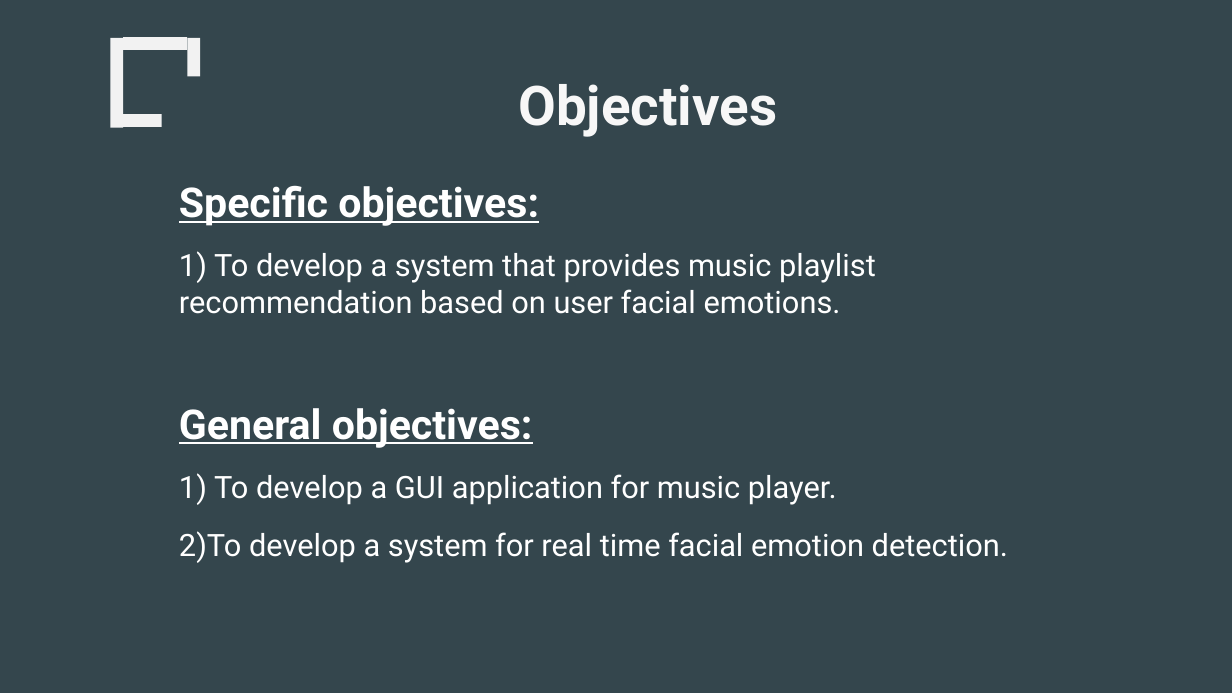
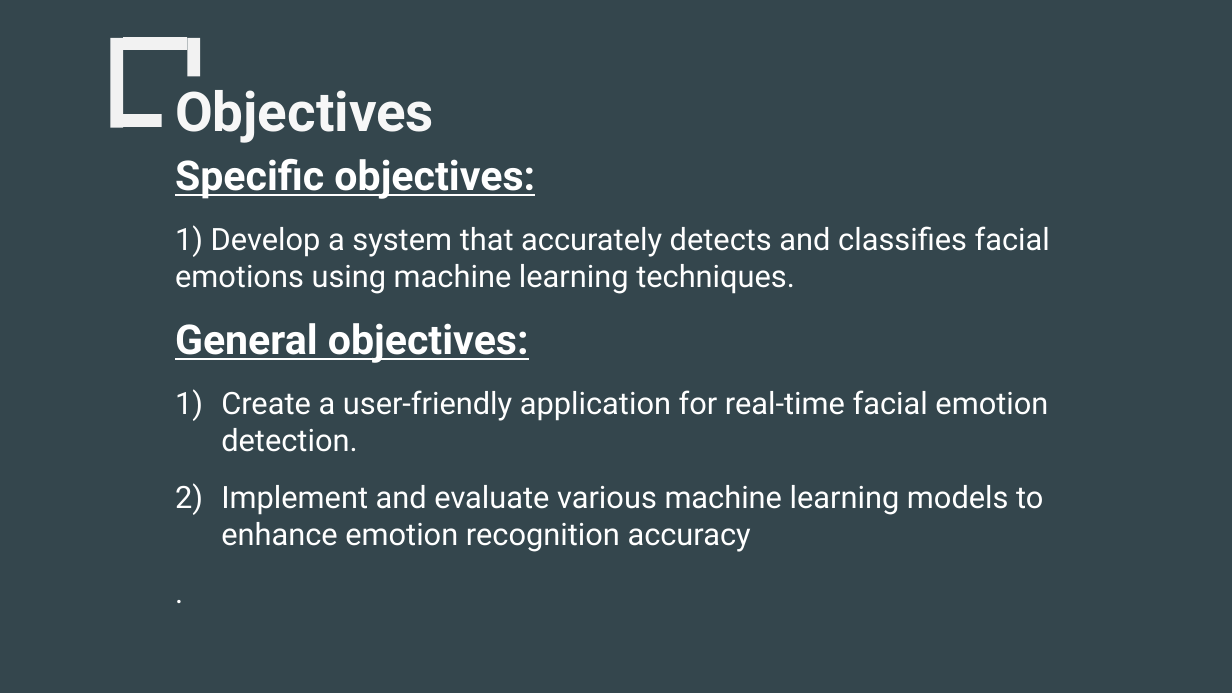
Before and after one commit to pawanagraharii/Facial-Emotion-Recognition-Using-Machine-Learning, a slide deck: slide 3 of PresentationSlides/230277162_PawanAgrahari_PresentationSlide_FacialEmotionDetectionUsingMachineLearning_2024.pptx (slide 5 before the commit). Drawn at 1232x693 pixels with LibreOffice and Linux fonts; fonts in the diff are those of the drawing. Boxes give left, top, right and bottom in pixels: in the first picture for what was removed or moved away, otherwise in the second. Text is boxed around its words. In the diff, an @@ line names an element or a change of style, - is before the commit and + after.

```diff
--- a/PresentationSlides/230277162_PawanAgrahari_PresentationSlide_FacialEmotionDetectionUsingMachineLearning_2024.pptx
+++ b/PresentationSlides/230277162_PawanAgrahari_PresentationSlide_FacialEmotionDetectionUsingMachineLearning_2024.pptx
@@ text "Objectives": place and size @@
-text "Objectives" at box(518, 84, 777, 137)
+text "Objectives" at box(175, 90, 434, 143)
@@ text "Objectives" at box(175, 90, 434, 143): alignment centre to justified @@
@@ text "Specific objectives:": place and size @@
-text "Specific objectives:" at box(179, 185, 1008, 563)
+text "Specific objectives:" at box(175, 158, 1050, 552)
@@ text at box(175, 225, 1050, 294): text changed @@
-1) To develop a system that provides music playlist recommendation based on user facial emotions.
+1) Develop a system that accurately detects and classifies facial emotions using machine learning techniques.
@@ text at box(221, 390, 1048, 552): text changed @@
-1) To develop a GUI application for music player.
-2)To develop a system for real time facial emotion detection.
+1) Create a user-friendly application for real-time facial emotion detection.
+2) Implement and evaluate various machine learning models to enhance emotion recognition accuracy
+.
```
Also in this commit, not shown: 13 other slides changed, 12 slides added, 15 slides removed, 1 other file.
